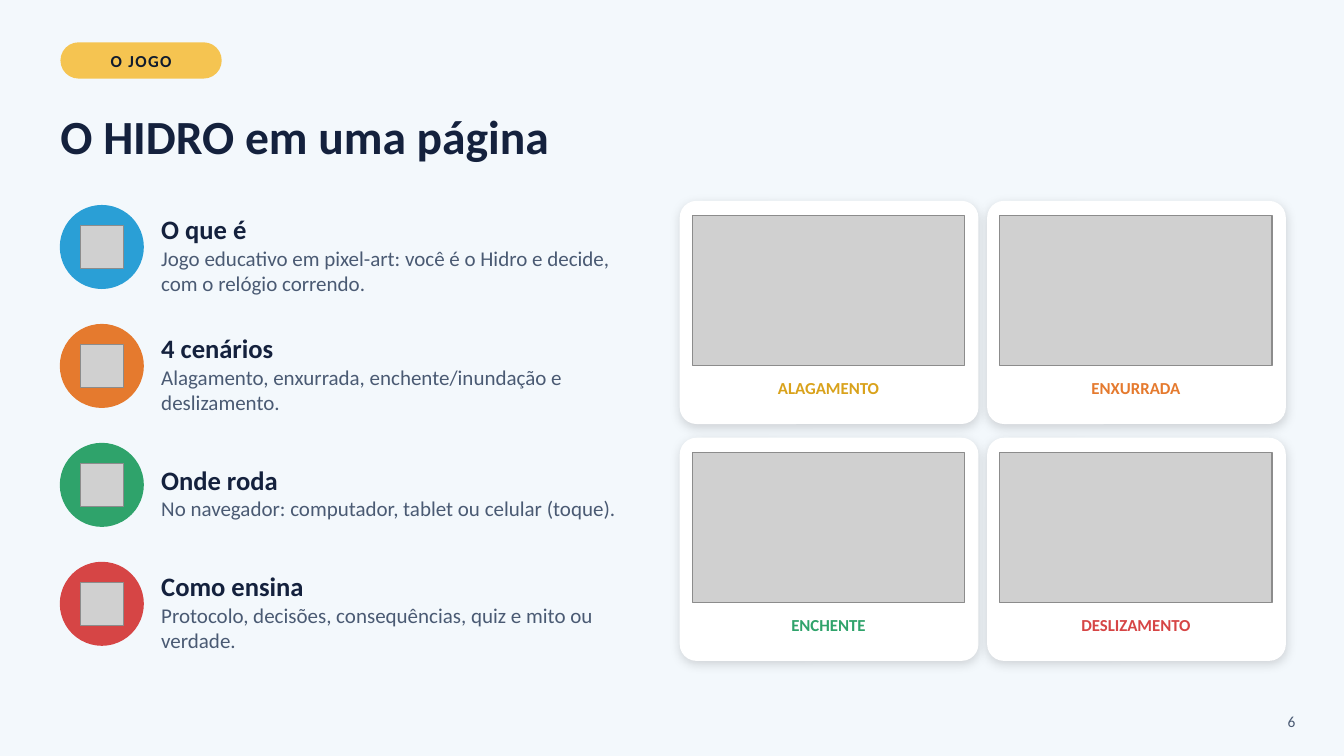
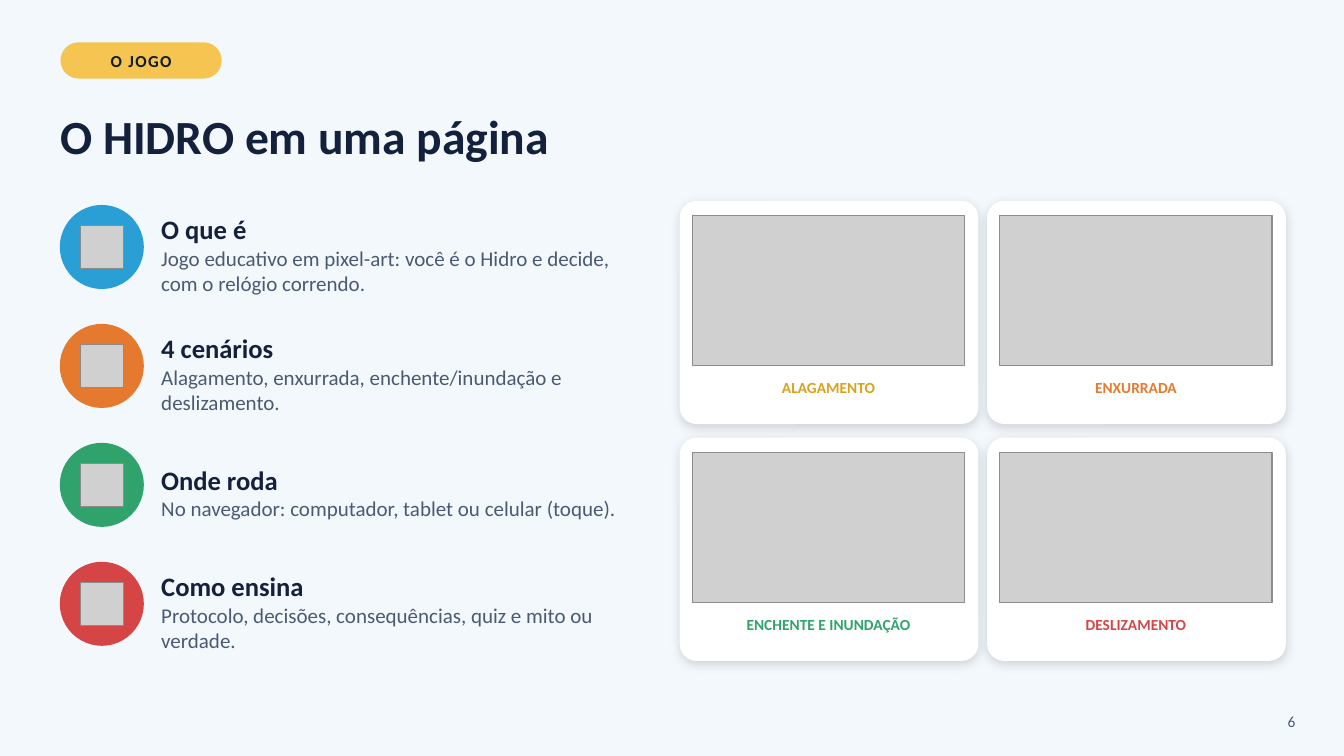
Before and after one commit to antonioaigeo/hidro_reducao-riscos, a slide deck: slide 6 of materiais/HIDRO_Oficina_Agentes_Pesquisadores_Seminario_RRD.pptx. Drawn at 1344x756 pixels with LibreOffice and Linux fonts; fonts in the diff are those of the drawing; grey boxes stand for pictures. Boxes give left, top, right and bottom in pixels: in the first picture for what was removed or moved away, otherwise in the second. Text is boxed around its words. In the diff, an @@ line names an element or a change of style, - is before the commit and + after.

```diff
--- a/materiais/HIDRO_Oficina_Agentes_Pesquisadores_Seminario_RRD.pptx
+++ b/materiais/HIDRO_Oficina_Agentes_Pesquisadores_Seminario_RRD.pptx
@@ text at (x1=747, y1=617, x2=910, y2=633): text changed; size 12 to 11 pt @@
-ENCHENTE
+ENCHENTE E INUNDAÇÃO
@@ size 12 to 11 pt in 3 elements at (x1=782, y1=383, x2=875, y2=393), (x1=1095, y1=383, x2=1177, y2=393), (x1=1086, y1=620, x2=1186, y2=630) @@
```
Also in this commit, not shown: 1 other slide changed, 38 other files.
